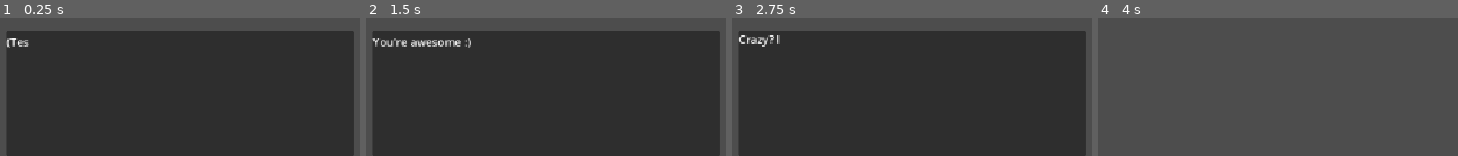
Above: before the commit, frames 1-4 (left to right).
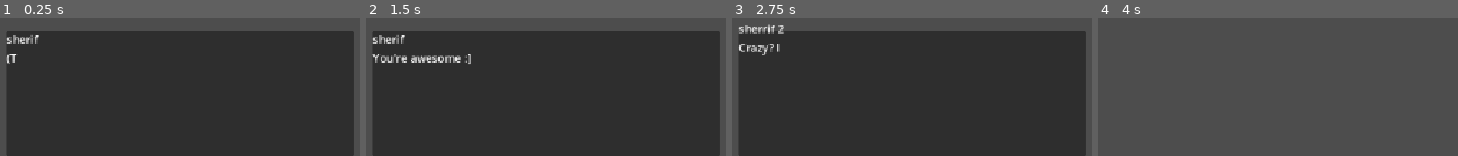
Above: after the commit, the same moments.

Repository: gmuGADIG/DEADSHOT
Game: Godot game, scene res://test_scenes/dialog/dialog_test.tscn
Two runs of this game, one before a commit and one after it. Both use one fixed random seed, a clock stepped at 60 frames per second and the inputs below. This scene is started directly instead of the project's main scene.
Inputs (mouse positions are in pixels of both pictures, inside the frame that each line leads up to):
- Up to frame 1 (0.25 s): no input
- Up to frame 2 (1.5 s): move the mouse to (outside the picture) at 0.52 s; press the mouse at (outside the picture) at 0.53 s; hold D (move_right) 0.53-1.28 s; tap E (interact) at 0.8, 1.35 s; tap Enter at 1.25 s; move the mouse to (outside the picture) at 1.27 s; release the mouse at (outside the picture) at 1.28 s; hold S (move_down) from 1.28 s (still down)
- Up to frame 3 (2.75 s): click (outside the picture) at 1.55 s; tap Space (roll) at 2 s; move the mouse to (outside the picture) at 2.02 s; release S (move_down) at 2.03 s; press the mouse at (outside the picture) at 2.03 s; hold D (move_right) from 2.03 s (still down); tap E (interact) at 2.3 s
- Up to frame 4 (4 s): move the mouse to (1263, 20) at 2.77 s; release D (move_right) at 2.78 s; release the mouse at (1263, 20) at 2.78 s; hold W (move_up) 2.78-3.53 s; tap E (interact) at 2.85 s; click (1263, 20) at 3.05 s; tap Enter at 3.5 s; move the mouse to (outside the picture) at 3.52 s; hold A (move_left) from 3.53 s (still down); hold E (interact) from 3.53 s (still down); tap Space (roll) at 3.6 s

The runs differ from the first frame. In frame 1, 0.6% of the frame differs, in the area x 1-11%, y 12-34%; in frame 2, 2.3%, in the area x 1-30%, y 12-34%; in frame 3, 1.4%; in frame 4, nothing differs.

Commit message:
dialog parsing for speaker and speed

Diff:
--- a/systems/dialog/dialog.gd
+++ b/systems/dialog/dialog.gd
@@ -5,6 +5,7 @@
 var dialog_lines: Array[String]=[]
 @onready var timer:=$LineTimer
 @onready var speaker_box:=$Panel/VBoxContainer/Speaker
+@onready var base_speed :float= 1/$LineTimer.wait_time
 @onready var sound_effect:=$AudioStreamPlayer
 
 func _input(event: InputEvent) -> void:
@@ -30,13 +31,47 @@
 	show_line()
 
 func show_character() -> void:
-	if text_box.visible_ratio == 1:
+	if not is_text_being_rendered():
 		timer.stop()
 		return
+	check_speed_change()
 	text_box.visible_characters += 1
-	sound_effect.play()
+
+func check_speed_change() -> void:
+	if not is_text_being_rendered():
+		return
+	if text_box.text[text_box.visible_characters] != '{':
+		return
+
+	var non_visible_text:String = text_box.text.substr(text_box.visible_characters)
+	var visible_text:String = text_box.text.substr(0, text_box.visible_characters)
+
+	var regex:RegEx = RegEx.new()
+	regex.compile(r"^\{speed=(?<speed>\d?\.?\d+)\}(?<rest>.*)$")
+	var match:RegExMatch = regex.search(non_visible_text)
+	if match:
+		var speed:float = match.get_string("speed").to_float()
+		timer.wait_time = 1/(base_speed * speed)
+		text_box.text = visible_text + match.get_string("rest")
+		timer.start()
 
 func show_line() -> void:
+	timer.wait_time = 1/base_speed
 	timer.start()
+
+	var line:String = parse_dialog_line(dialog_lines.pop_front())
+
 	text_box.visible_ratio = 0
-	text_box.text = dialog_lines.pop_front()
+	text_box.text = line
+
+
+func parse_dialog_line(line:String) -> String:
+	var regex:RegEx = RegEx.new()
+	regex.compile(r"^(?:\[(?<speaker>[^\[\]]+)\]:?)?(.*)$")
+	var match:RegExMatch = regex.search(line)
+	if match:
+		var speaker:String = match.get_string("speaker")
+		if speaker != "":
+			speaker_box.text = speaker
+		return match.get_string(2).strip_edges()
+	return line.strip_edges()
--- a/systems/dialog/dialog.tscn
+++ b/systems/dialog/dialog.tscn
@@ -39,6 +39,7 @@
 
 [node name="Speaker" type="RichTextLabel" parent="Panel/VBoxContainer"]
 layout_mode = 2
+bbcode_enabled = true
 text = "Sheriff"
 fit_content = true
 
--- a/test_scenes/dialog/dialog.tres
+++ b/test_scenes/dialog/dialog.tres
@@ -4,8 +4,8 @@
 
 [resource]
 script = ExtResource("1_22tyn")
-dialog = "(Testing the dialogue)
-You're awesome :)
-This is a test for a longer sentence. Hello. I am putting in dummy text. Goodbye.
+dialog = "[sherif] {speed=0.5}(Testing the dialogue)
+{speed=0.02}You're awesome :]
+[sherrif 2]This is a test for a longer sentence.{speed=2} Hello. I am putting in dummy text. Goodbye.
 Crazy? I was crazy once. They locked me in a room. A rubber room. A rubber room with rats, and rats make me crazy. Craz …(340 unchanged characters)…
 metadata/_custom_type_script = "uid://rvaetvwo5p3h"
